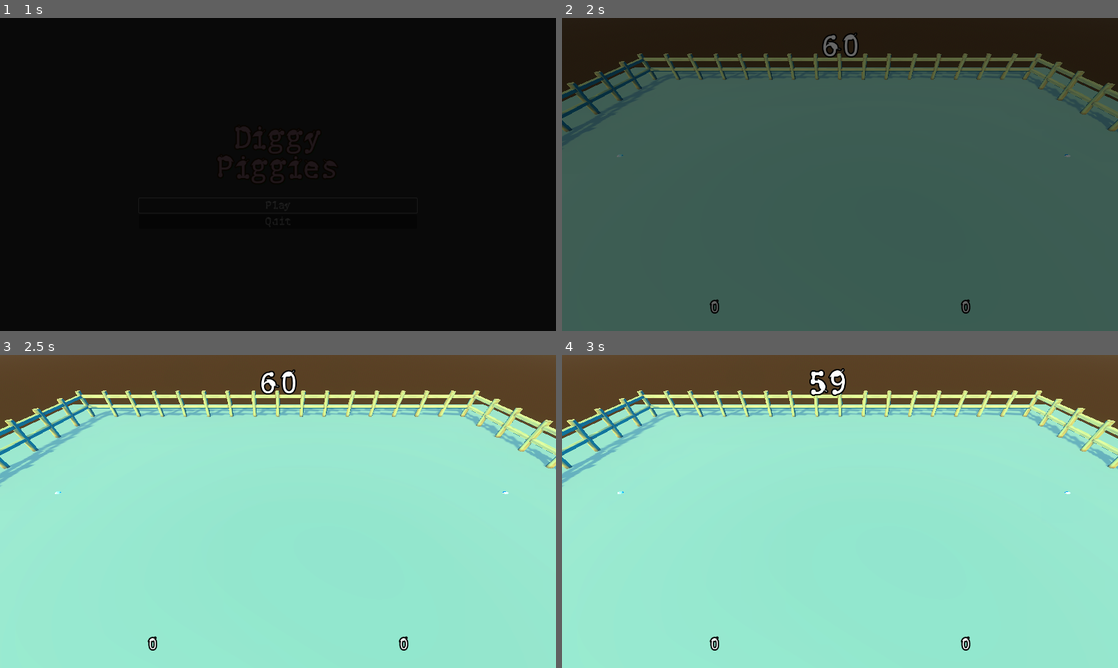
Above: before the commit, frames 1-4 (two rows, left to right).
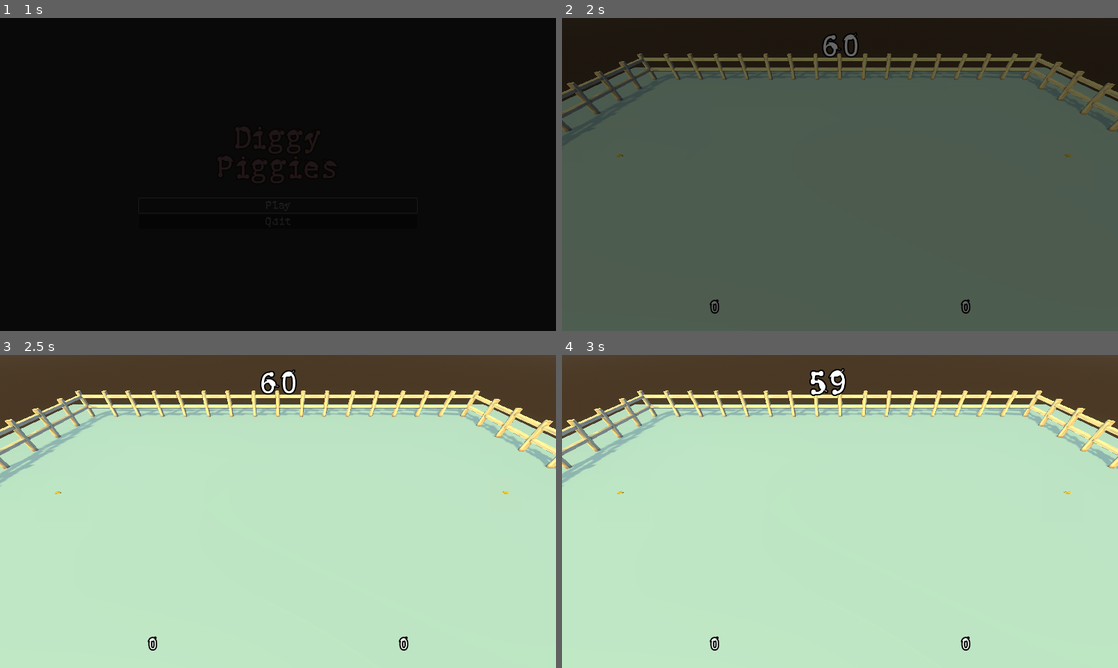
Above: after the commit, the same moments.

Repository: 80hdgames/GGJ-2023
Game: Godot game, scene res://Scenes/Start.tscn
Two runs of this game, one before a commit and one after it. Both use one fixed random seed, a clock stepped at 60 frames per second and the inputs below.
Inputs (mouse positions are in pixels of both pictures, inside the frame that each line leads up to):
- Up to frame 1 (1 s): click "Play" at 0.5 s
- Up to frame 2 (2 s): tap Enter (ui_accept) at 1.25, 1.52 s; move the mouse to (962, 158) at 1.27 s; hold D (desktop1_right) from 1.28 s (still down); tap Shift (desktop1_boost) at 1.35 s; click (962, 158) at 1.42 s
- Up to frame 3 (2.5 s): move the mouse to (166, 527) at 2.02 s; release D (desktop1_right) at 2.03 s; hold S (desktop1_down) from 2.03 s (still down); tap Down (desktop2_down) at 2.1 s; tap Enter (ui_accept) at 2.27 s
- Up to frame 4 (3 s): tap Enter (ui_accept) at 2.75 s; move the mouse to (895, 442) at 2.77 s; release S (desktop1_down) at 2.78 s; hold D (desktop1_right) from 2.78 s (still down); hold Left (desktop2_left) from 2.78 s (still down)

Frame 1 is identical in both runs. In frame 2, 1.1% of the frame differs, in the area x 0-100%, y 11-45%; in frame 3, 84%, in the area x 0-100%, y 11-100%; in frame 4, 84%.

Commit message:
More lighting tweaks

Diff:
--- a/GGJ-2023-Project/Scenes/Game.tscn
+++ b/GGJ-2023-Project/Scenes/Game.tscn
@@ -8,6 +8,8 @@
 [ext_resource type="Script" path="res://Scripts/Audio/PlayMusic.gd" id="5_o0qro"]
 [ext_resource type="PackedScene" uid="uid://cf4v6hf24f6ip" path="res://Scenes/Prefabs/UI/FadeIn.tscn" id="6_v7mvj"]
 [ext_resource type="PackedScene" path="res://Scenes/Prefabs/FencePiece.tscn" id="8_edam4"]
+[ext_resource type="Script" path="res://Scenes/SpawnerController.gd" id="9_ldpd4"]
+[ext_resource type="Script" path="res://Scenes/VeggieSpawner.gd" id="10_y1wav"]
 
 [sub_resource type="PlaneMesh" id="PlaneMesh_0go0d"]
 size = Vector2(30, 20)
@@ -24,19 +26,20 @@
 background_mode = 2
 background_energy_multiplier = 1.4
 sky = SubResource("Sky_ws5lo")
-ambient_light_source = 3
-ambient_light_color = Color(0, 0.501961, 0.792157, 1)
+ambient_light_source = 2
+ambient_light_color = Color(0.631373, 0.823529, 1, 1)
 ambient_light_sky_contribution = 0.0
-ambient_light_energy = 1.09
 reflected_light_source = 2
 tonemap_white = 1.51
 glow_enabled = true
+glow_strength = 0.4
 glow_bloom = 0.1
 fog_enabled = true
 fog_light_color = Color(0.466667, 0.596078, 0.694118, 1)
 fog_sun_scatter = 0.67
 adjustment_enabled = true
-adjustment_saturation = 1.91
+adjustment_brightness = 0.89
+adjustment_saturation = 1.5
 
 [node name="Game" type="Node3D"]
 script = ExtResource("1_l3mts")
@@ -152,3 +155,10 @@
 
 [node name="FencePiece-5" parent="." instance=ExtResource("8_edam4")]
 transform = Transform3D(-4.37114e-08, 0, -1, 0, 1, 0, 1, 0, -4.37114e-08, 12, 0, 7.24423)
+
+[node name="SpawnerController" type="Node3D" parent="."]
+script = ExtResource("9_ldpd4")
+
+[node name="VeggieSpawner" type="Node3D" parent="SpawnerController"]
+transform = Transform3D(1, 0, 0, 0, 1, 0, 0, 0, 1, 7.98077, 0, -4.79933)
+script = ExtResource("10_y1wav")
Not shown: 1 places in GGJ-2023-Project/Scenes/Game.tscn that only renumber resources
